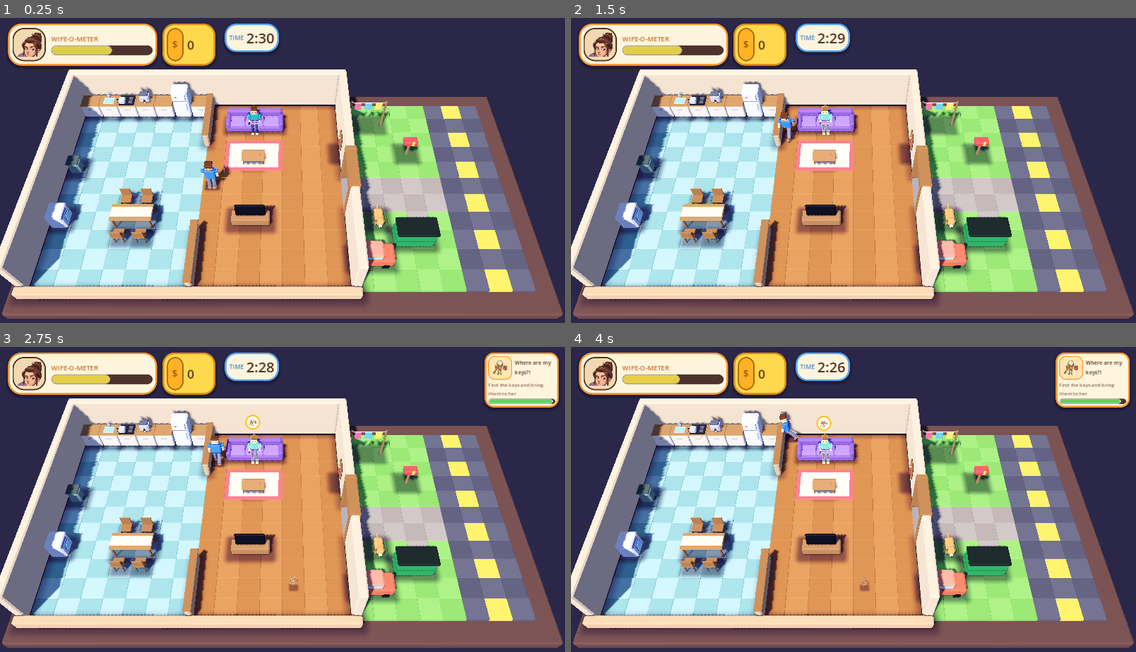
Above: before the commit, frames 1-4 (two rows, left to right).
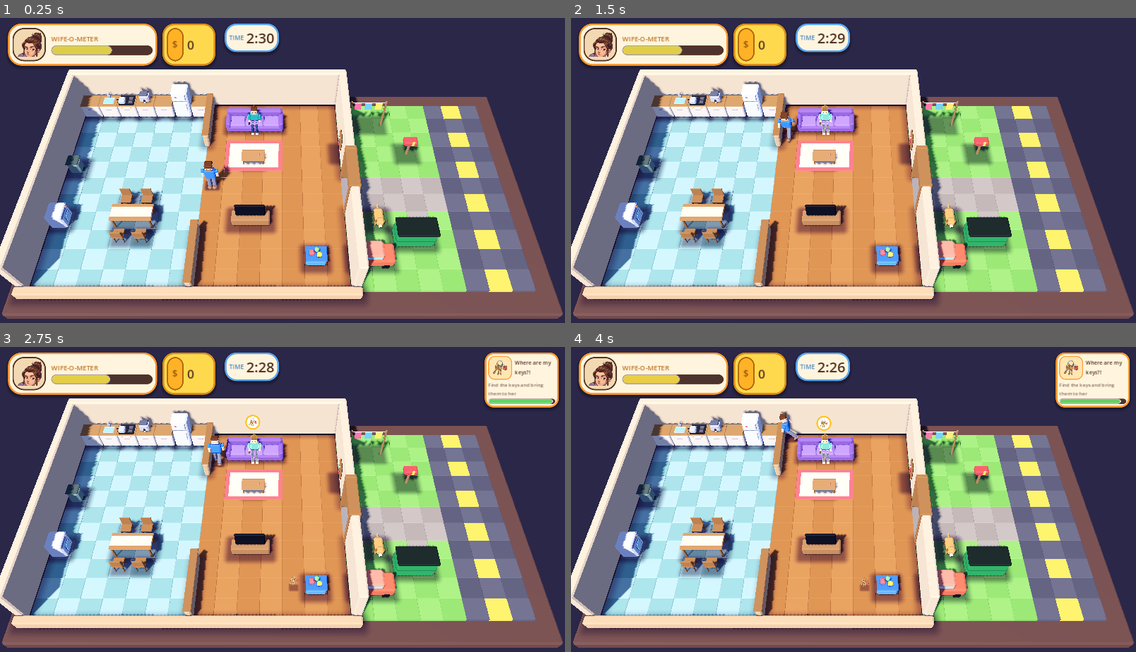
Above: after the commit, the same moments.

Repository: agever46/make-my-wife-happy
Game: Godot game, scene res://scenes/Main.tscn
Two runs of this game, one before a commit and one after it. Both use one fixed random seed, a clock stepped at 60 frames per second and the inputs below.
Inputs:
- Up to frame 1 (0.25 s): no input
- Up to frame 2 (1.5 s): tap Enter (ui_accept) at 0.5, 0.77 s; hold Up 0.53-1.28 s; tap Tab at 0.6 s; hold Down from 1.28 s (still down); tap Z at 1.35 s
- Up to frame 3 (2.75 s): tap Enter (ui_accept) at 1.52 s; release Down at 2.03 s; hold Up from 2.03 s (still down); tap Tab at 2.1 s
- Up to frame 4 (4 s): tap Z at 2.85 s; tap Enter (ui_accept) at 3.02, 3.5, 3.77 s; release Up at 3.53 s; hold A from 3.53 s (still down); tap Tab at 3.6 s

The runs differ from the first frame. In frame 1, 0.6% of the frame differs, in the area x 52-59%, y 74-85%; in frame 2, 0.6%; in frame 3, 0.6%; in frame 4, 0.6%.

Commit message:
Kids leave the table after dinner and play in the living room; play and tidy quests, toy box
Co-Authored-By: Claude Sonnet 5.5 <noreply@anthropic.com>
Claude-Session: https://claude.ai/code/session_01SXfByWc8NK5QQaB41RXzCE

Diff:
--- a/scripts/autoload/DebugConsole.gd
+++ b/scripts/autoload/DebugConsole.gd
@@ -15,6 +15,7 @@
 	"quest": "quest <id|random>  - start a quest now (ids: see quests)",
 	"quests": "quests  - list active quests and quest ids",
 	"bus": "bus  - call the school bus now (kids arrive, dinner orders start)",
+	"play": "play  - end dinner now: the kids go play in the living room",
 	"clear": "clear  - remove all quests (no reward, no penalty)",
 	"win": "win  - finish the day now (victory)",
 	"lose": "lose  - game over now",
@@ -180,6 +181,9 @@
 		"bus":
 			EventManager.call_bus()
 			_print("Bus called.")
+		"play":
+			EventManager.start_playtime()
+			_print("Playtime." if EventManager.kids_playing else "The kids are not home yet (use bus).")
 		"clear":
 			QuestManager.clear_quests()
 			_print("All quests removed.")
--- a/scripts/autoload/EventManager.gd
+++ b/scripts/autoload/EventManager.gd
@@ -7,6 +7,8 @@
 
 signal bus_arrival_requested
 signal bus_departure_requested
+## Dinner is over: the kids leave the table and go to play in the living room.
+signal kids_play_requested
 ## The world should remove the bus and the kids (new day / restart).
 signal event_reset
 ## A short message for the HUD banner.
@@ -16,12 +18,16 @@
 const BUS_TIME := 22.0
 
 var kids_home := false
+var kids_playing := false
+var _dinner_ended := 0
 var _bus_called := false
 
 
 func _ready() -> void:
 	GameManager.game_started.connect(_reset)
 	GameManager.tick.connect(_on_tick)
+	QuestManager.quest_completed.connect(_on_quest_ended)
+	QuestManager.quest_failed.connect(_on_quest_ended)
 
 
 func _on_tick(_delta: float) -> void:
@@ -44,13 +50,36 @@
 		return
 	kids_home = true
 	QuestManager.set_flag(&"kids_home", true)
+	QuestManager.set_flag(&"kids_at_table", true)
 	announcement.emit("The kids are hungry - DINNER TIME!")
 	QuestManager.start_by_id(&"dinner_a")
 	QuestManager.start_by_id(&"dinner_b")
 	bus_departure_requested.emit()
 
 
+## Both dinners finished (served or ruined): the kids stand up and go play.
+func _on_quest_ended(quest: ActiveQuest) -> void:
+	if not kids_home or kids_playing:
+		return
+	if quest.data.id == &"dinner_a" or quest.data.id == &"dinner_b":
+		_dinner_ended += 1
+		if _dinner_ended >= 2:
+			start_playtime()
+
+
+func start_playtime() -> void:
+	if kids_playing or not kids_home:
+		return
+	kids_playing = true
+	QuestManager.set_flag(&"kids_at_table", false)
+	QuestManager.set_flag(&"kids_playing", true)
+	announcement.emit("Dinner is over - the kids are PLAYING!")
+	kids_play_requested.emit()
+
+
 func _reset() -> void:
+	kids_playing = false
+	_dinner_ended = 0
 	kids_home = false
 	_bus_called = false
 	event_reset.emit()
--- a/scripts/autoload/QuestManager.gd
+++ b/scripts/autoload/QuestManager.gd
@@ -112,19 +112,29 @@
 ##   give      item id the player must receive (only when done), &"" for none
 ##   quest_uid uid of the quest, so the world can tag a given item for cleanup
 func try_work(station_id: StringName, held_item: StringName, delta: float) -> Dictionary:
+	# Prefer a step that uses the item in the hands over one that needs nothing (e.g. "play with the kid").
+	var chosen: ActiveQuest = null
 	for quest in active:
 		var step := quest.step()
 		if not _step_can_run(step, station_id, held_item):
 			continue
-		var needs: StringName = step.get("needs", &"")
-		var gives: StringName = step.get("gives", &"")
-		quest.work_done += delta
-		var work: float = step.get("work", 0.5)
-		if quest.work_done >= work:
-			_advance(quest)
-			return {"progress": 1.0, "done": true, "consume": needs != &"", "give": gives, "quest_uid": quest.uid}
-		return {"progress": quest.work_done / work, "done": false, "consume": false, "give": &"", "quest_uid": quest.uid}
-	return {}
+		if step.get("needs", &"") != &"":
+			chosen = quest
+			break
+		if chosen == null:
+			chosen = quest
+	if chosen == null:
+		return {}
+	var quest := chosen
+	var step := quest.step()
+	var needs: StringName = step.get("needs", &"")
+	var gives: StringName = step.get("gives", &"")
+	quest.work_done += delta
+	var work: float = step.get("work", 0.5)
+	if quest.work_done >= work:
+		_advance(quest)
+		return {"progress": 1.0, "done": true, "consume": needs != &"", "give": gives, "quest_uid": quest.uid}
+	return {"progress": quest.work_done / work, "done": false, "consume": false, "give": &"", "quest_uid": quest.uid}
 
 
 ## True if some active quest could make progress at this station with this held item.
--- a/scripts/quests/QuestDB.gd
+++ b/scripts/quests/QuestDB.gd
@@ -45,6 +45,12 @@
 	remote.spawn_item = &"remote"
 	list.append(remote)
 	list.append_array(_kid_quests())
+	var tidy := _quest(&"tidy", "The toys are EVERYWHERE!", 34.0, [
+		_step(&"toy_box", "Put the toy in the toy box", 0.5, &"toy"),
+	], &"toy")
+	tidy.spawn_item = &"toy"
+	tidy.requires = &"kids_playing"
+	list.append(tidy)
 	return list
 
 
@@ -75,6 +81,16 @@
 			_step(&"fridge", "Get the ketchup", 0.6, &"", &"ketchup"),
 			_step(k, "Give it to %s" % who, 0.4, &"ketchup"),
 		], &"ketchup")
+		ketchup.requires = &"kids_at_table" # only makes sense at the table; the loop below would reset it
+		var play := _quest(StringName("play_" + suffix), "%s: PLAY WITH ME!" % who, 32.0, [
+			_step(k, "Play with %s (hold!)" % who, 4.0),
+		], &"toy")
+		play.requires = &"kids_playing"
+		play.kid = k
+		play.reward_money = 12
+		play.reward_happiness = 10.0
+		play.fail_penalty = 10.0
+		out.append(play)
 		var cookie := _quest(StringName("cookie_" + suffix), "%s: can I have a cookie?" % who, 28.0, [
 			_step(&"fridge", "Find a cookie in the fridge", 0.6, &"", &"cookie"),
 			_step(k, "Give it to %s" % who, 0.4, &"cookie"),
@@ -84,7 +100,8 @@
 		], &"toy")
 		toy.spawn_item = &"toy"
 		for q in [water, ketchup, cookie, toy]:
-			q.requires = &"kids_home"
+			if q.requires == &"":
+				q.requires = &"kids_home"
 			q.kid = k
 			q.reward_money = 8
 			q.reward_happiness = 8.0
--- a/scripts/world3d/BusEvent.gd
+++ b/scripts/world3d/BusEvent.gd
@@ -13,6 +13,7 @@
 	EventManager.bus_arrival_requested.connect(_on_bus_arrival)
 	EventManager.bus_departure_requested.connect(_on_bus_departure)
 	EventManager.event_reset.connect(_clear)
+	EventManager.kids_play_requested.connect(_on_playtime)
 
 
 func _on_bus_arrival() -> void:
@@ -58,6 +59,14 @@
 		EventManager.kids_seated()
 
 
+func _on_playtime() -> void:
+	var delay := 0.0
+	for kid in _kids:
+		if is_instance_valid(kid):
+			kid.leave_table(delay)
+			delay += 0.7
+
+
 func _on_bus_departure() -> void:
 	if _bus == null:
 		return
--- a/scripts/world3d/HouseLayout.gd
+++ b/scripts/world3d/HouseLayout.gd
@@ -49,6 +49,7 @@
 	{"id": &"leash_hook", "model": "Interact_LeashHook", "cell": Vector2(13.6, 3), "size": Vector2(0.4, 1), "rot": 270.0, "height": 1.6, "bubble": 2.0, "zone_margin": 1.0},
 	{"id": &"dog", "model": "Interact_Dog", "cell": Vector2(15, 7), "size": Vector2(1, 1), "rot": 0.0, "height": 0.8, "bubble": 1.4},
 	{"id": &"car", "model": "Interact_Car", "cell": Vector2(14, 9), "size": Vector2(2, 1), "rot": 0.0, "height": 1.0, "bubble": 1.8},
+	{"id": &"toy_box", "model": "Interact_ToyBox", "cell": Vector2(12, 9), "size": Vector2(1, 1), "rot": 0.0, "height": 0.6, "bubble": 1.4},
 	# The wife sits on the couch. No collider of her own (the couch is solid); her zone reaches the floor in front of it.
 	{"id": &"wife", "model": "Char_Wife", "cell": Vector2(9, 1.1), "size": Vector2(1, 1), "rot": 0.0, "height": 1.5, "bubble": 2.2,
 		"solid": false, "shadow": false, "zone_margin": 1.3, "script": "wife"},
@@ -89,3 +90,9 @@
 	{"id": &"kid_a", "name": "Mia", "model": "Char_Kid_A", "seat": Vector2(3.5, 6.55), "door_z": 5.3},
 	{"id": &"kid_b", "name": "Noah", "model": "Char_Kid_B", "seat": Vector2(4.5, 6.55), "door_z": 5.9},
 ]
+
+## Where the kids run around and play after dinner (living room, away from the furniture).
+const PLAY_POINTS := [
+	Vector2(11.7, 2.6), Vector2(12.6, 4.2), Vector2(11.9, 6.3), Vector2(12.4, 8.2),
+	Vector2(10.9, 9.2), Vector2(9.0, 9.3), Vector2(8.3, 8.4), Vector2(8.4, 5.8), Vector2(11.2, 5.6),
+]
--- a/scripts/world3d/Kid3D.gd
+++ b/scripts/world3d/Kid3D.gd
@@ -1,26 +1,35 @@
 class_name Kid3D
 extends Station3D
-## One of the two kids. Walks from the bus to a chair, sits down, and then acts as a station:
-## give the kid what it asked for (the quest logic knows the ids kid_a / kid_b).
-## Cheers when one of its quests is completed; a served dinner appears on the table.
+## One of the two kids. Life cycle: walks from the bus to a chair and sits (dinner), then after dinner stands up
+## and runs around the living room playing. All the time it is a station: give it what it asked for, or
+## hold interact next to it to play (the quest logic knows the ids kid_a / kid_b).
+## While a player stands next to a playing kid, the kid stops running so you can actually reach it.
 
 signal seated
 
-const STEP_SPEED := 2.6
+enum Mode { ARRIVING, SEATED, PLAYING }
+
+const ARRIVE_SPEED := 2.6
+const PLAY_SPEED := 2.0
 ## Metres per full stride, for the leg swing while walking.
 const STRIDE := 1.0
 
 var kid_name := ""
+var mode := Mode.ARRIVING
 var is_seated := false
 
 var _walking := false
+var _held_still := false
 var _phase := 0.0
+var _hop := 0.0
 var _last_pos := Vector3.ZERO
 var _legs: Array[Node3D] = []
 var _arms: Array[Node3D] = []
 var _knees: Array[Node3D] = []
 var _plate: Node3D
-var _walk_tween: Tween
+var _tween: Tween
+var _play_time_left := 0.0
+var _at_play_spot := false
 
 
 func setup(def: Dictionary) -> void:
@@ -42,35 +51,30 @@
 	QuestManager.quest_completed.connect(_on_quest_completed)
 
 
+# --- arriving and sitting ----------------------------------------------------
+
 ## Starts walking along `waypoints` (the last one is the seat), then sits down.
 func walk_to_seat(start: Vector3, waypoints: Array[Vector3], delay: float = 0.0) -> void:
+	mode = Mode.ARRIVING
 	position = start
 	visible = true
 	_last_pos = start
 	_walking = true
-	if _walk_tween != null:
-		_walk_tween.kill()
-	_walk_tween = create_tween()
+	_kill_tween()
+	_tween = create_tween()
 	if delay > 0.0:
-		_walk_tween.tween_interval(delay)
+		_tween.tween_interval(delay)
 	var from := start
 	for wp in waypoints:
-		var dir := wp - from
-		dir.y = 0.0
-		var duration := maxf(dir.length() / STEP_SPEED, 0.05)
-		_walk_tween.tween_callback(_face.bind(dir))
-		_walk_tween.tween_property(self, "position", wp, duration)
+		_add_leg(from, wp, ARRIVE_SPEED)
 		from = wp
-	_walk_tween.tween_callback(_sit)
-
-
-func _face(dir: Vector3) -> void:
-	model.rotation.y = atan2(dir.x, dir.z)
+	_tween.tween_callback(_sit)
 
 
 func _sit() -> void:
 	_walking = false
 	is_seated = true
+	mode = Mode.SEATED
 	model.rotation.y = 0.0 # facing the table (south)
 	for leg in _legs:
 		leg.rotation.x = -1.5 # thighs forward on the chair
@@ -82,8 +86,92 @@
 	seated.emit()
 
 
+# --- playing -------------------------------------------------------------------
+
+## Dinner is over: stand up, walk out from behind the chair and start running around.
+func leave_table(delay: float = 0.0) -> void:
+	if mode != Mode.SEATED:
+		return
+	mode = Mode.PLAYING
+	is_seated = false
+	_stand_pose()
+	_kill_tween()
+	_tween = create_tween()
+	if delay > 0.0:
+		_tween.tween_interval(delay)
+	# Step back from the chair first, then off to a play spot.
+	var step_out := Vector3(position.x, 0.0, position.z - 0.9)
+	_tween.tween_callback(_start_walking)
+	_add_leg(position, step_out, PLAY_SPEED)
+	_tween.tween_callback(_pick_next_spot.bind(step_out))
+
+
+func _stand_pose() -> void:
+	for leg in _legs:
+		leg.rotation.x = 0.0
+	for knee in _knees:
+		knee.rotation.x = 0.0
+	for arm in _arms:
+		arm.rotation.x = 0.0
+	model.position.y = 0.0
+
+
+func _start_walking() -> void:
+	_walking = true
+	_at_play_spot = false
+	_last_pos = position
+
+
+func _pick_next_spot(from: Vector3) -> void:
+	if mode != Mode.PLAYING:
+		return
+	var best := from
+	var points: Array = HouseLayout.PLAY_POINTS
+	for i in 8:
+		var p: Vector2 = points.pick_random()
+		var candidate := Vector3(p.x, 0.0, p.y)
+		if candidate.distance_to(from) > 2.5:
+			best = candidate
+			break
+	_walking = true
+	_at_play_spot = false
+	_last_pos = position
+	_kill_tween()
+	_tween = create_tween()
+	_add_leg(position, best, PLAY_SPEED)
+	_tween.tween_callback(_arrive_at_spot)
+
+
+func _arrive_at_spot() -> void:
+	_walking = false
+	_at_play_spot = true
+	_play_time_left = randf_range(2.5, 4.5)
+
+
+func _add_leg(from: Vector3, to: Vector3, speed: float) -> void:
+	var dir := to - from
+	dir.y = 0.0
+	_tween.tween_callback(_face.bind(dir))
+	_tween.tween_property(self, "position", to, maxf(dir.length() / speed, 0.05))
+
+
+func _face(dir: Vector3) -> void:
+	if dir.length() > 0.01:
+		model.rotation.y = atan2(dir.x, dir.z)
+
+
+func _kill_tween() -> void:
+	if _tween != null:
+		_tween.kill()
+		_tween = null
+
+
+# --- per-frame ---------------------------------------------------------------
+
 func _process(delta: float) -> void:
 	super._process(delta)
+	if mode == Mode.PLAYING:
+		_update_playing(delta)
 	if _walking:
 		var moved := Vector2(position.x - _last_pos.x, position.z - _last_pos.z).length()
 		_last_pos = position
@@ -99,14 +187,53 @@
 		model.position.y = absf(sin(_phase)) * 0.04
 
 
+func _update_playing(delta: float) -> void:
+	# Stop running while a player is next to the kid, so it can be reached.
+	var hold := not players_in_zone.is_empty()
+	if hold != _held_still:
+		_held_still = hold
+		if _tween != null and _tween.is_valid():
+			if hold:
+				_tween.pause()
+			else:
+				_tween.play()
+	if hold and _walking:
+		# Standing still mid-run: stop the leg swing.
+		for leg in _legs:
+			leg.rotation.x = 0.0
+		for arm in _arms:
+			arm.rotation.x = 0.0
+		_walking = false
+		_walk_paused_resume = true
+	elif not hold and _walk_paused_resume:
+		_walk_paused_resume = false
+		_walking = true
+		_last_pos = position
+	if _at_play_spot and not hold:
+		# Playing in place: hop around happily, then run to the next spot.
+		_hop += delta * 9.0
+		model.position.y = absf(sin(_hop)) * 0.16
+		for arm in _arms:
+			arm.rotation.x = -2.4 + sin(_hop * 2.0) * 0.5
+		_play_time_left -= delta
+		if _play_time_left <= 0.0:
+			_at_play_spot = false
+			_stand_pose()
+			_pick_next_spot(position)
+
+
+var _walk_paused_resume := false
+
+
+# --- reactions ---------------------------------------------------------------
+
 func _on_quest_completed(quest: ActiveQuest) -> void:
-	if quest.data.kid != station_id or not is_seated:
+	if quest.data.kid != station_id or mode == Mode.ARRIVING:
 		return
 	if String(quest.data.id).begins_with("dinner"):
 		_show_plate()
-	# Cheer: a happy hop.
+	# Cheer: a happy squash and stretch.
 	var tw := create_tween().set_trans(Tween.TRANS_ELASTIC).set_ease(Tween.EASE_OUT)
-	visual_root.position.y = 0.0
 	tw.tween_property(visual_root, "scale", Vector3(0.9, 1.2, 0.9), 0.08)
 	tw.tween_property(visual_root, "scale", Vector3.ONE, 0.6)
 
@@ -120,4 +247,5 @@
 	PlaceholderFactory.box(_plate, "Dish", Vector3(0.36, 0.03, 0.36), Vector3(0, 0.82, 0), Color(0.97, 0.97, 0.97), 0.012)
 	PlaceholderFactory.box(_plate, "Pasta", Vector3(0.22, 0.07, 0.22), Vector3(0, 0.85, 0), Color(0.98, 0.82, 0.4), 0.03)
 	PlaceholderFactory.box(_plate, "Sauce", Vector3(0.1, 0.04, 0.1), Vector3(0, 0.92, 0), Color(0.85, 0.28, 0.2), 0.02)
-	add_child(_plate)
+	get_parent().add_child(_plate)
+	_plate.global_position = global_position + Vector3(0.0, 0.0, 0.55)
--- a/scripts/world3d/PlaceholderFactory.gd
+++ b/scripts/world3d/PlaceholderFactory.gd
@@ -30,6 +30,7 @@
 		"Interact_Dog": _dog(root)
 		"Interact_Car": _car(root)
 		"Interact_Stove": _stove(root)
+		"Interact_ToyBox": _toy_box(root)
 		"Prop_DiningTable": _dining_table(root)
 		"Prop_Chair": _chair(root)
 		"Prop_Bus": _bus(root)
@@ -340,3 +341,11 @@
 	if pigtails:
 		box(head, "PigtailL", Vector3(0.12, 0.3, 0.12), Vector3(-0.27, 0.0, 0.0), hair, 0.04)
 		box(head, "PigtailR", Vector3(0.12, 0.3, 0.12), Vector3(0.27, 0.0, 0.0), hair, 0.04)
+
+
+static func _toy_box(r: Node3D) -> void:
+	box(r, "Box", Vector3(0.9, 0.5, 0.7), Vector3.ZERO, Color(0.35, 0.6, 0.9), 0.07)
+	box(r, "Rim", Vector3(0.96, 0.08, 0.76), Vector3(0, 0.5, 0), Color(0.25, 0.45, 0.8), 0.03)
+	box(r, "BlockA", Vector3(0.22, 0.22, 0.22), Vector3(-0.2, 0.58, 0.0), Color(0.95, 0.4, 0.4), 0.04)
+	box(r, "BlockB", Vector3(0.2, 0.2, 0.2), Vector3(0.12, 0.58, 0.1), Color(0.98, 0.85, 0.3), 0.04)
+	box(r, "BlockC", Vector3(0.18, 0.18, 0.18), Vector3(0.0, 0.78, -0.05), Color(0.5, 0.85, 0.5), 0.04)
Not shown, changed: docs/DEBUG.md
Not shown, changed: docs/QUESTS.md
